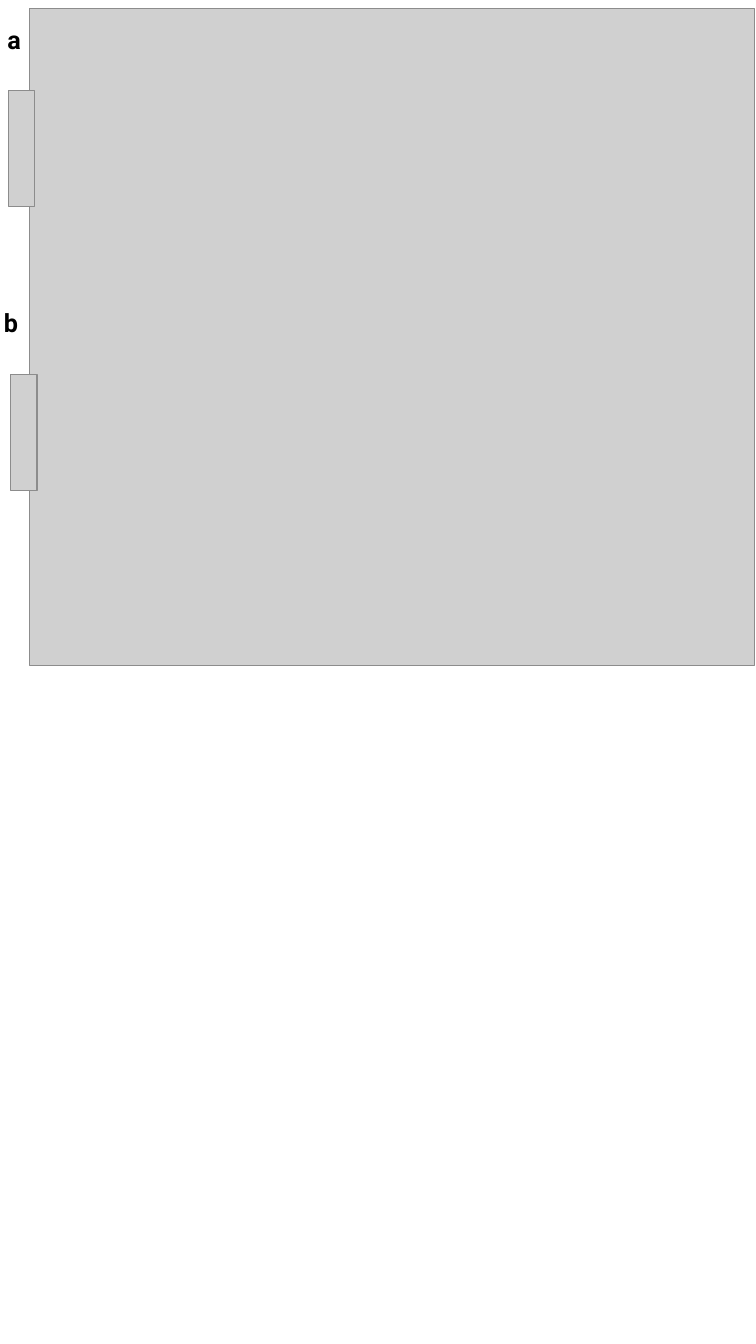
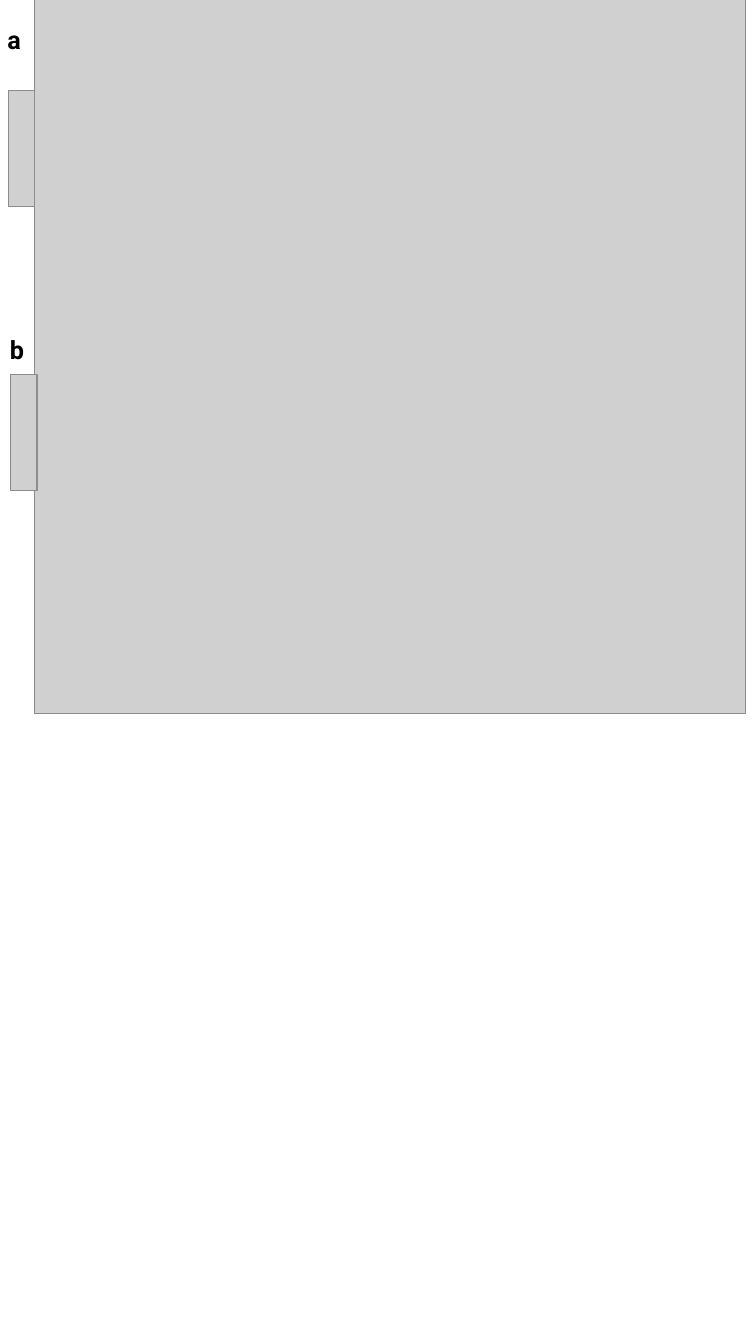
Before and after one commit to meyresearch/amino_acid_distance_distributions, a slide deck: slide 1 of plots/final_plots/Figure_2.pptx. Drawn at 756x1344 pixels with LibreOffice and Linux fonts; fonts in the diff are those of the drawing; grey boxes stand for pictures. Boxes give left, top, right and bottom in pixels: in the first picture for what was removed or moved away, otherwise in the second. Text is boxed around its words. In the diff, an @@ line names an element or a change of style, - is before the commit and + after.

```diff
--- a/plots/final_plots/Figure_2.pptx
+++ b/plots/final_plots/Figure_2.pptx
@@ picture: place and size @@
-picture at box(29, 9, 754, 665)
+picture at box(35, 0, 746, 714)
@@ text "b": place and size @@
-text "b" at box(4, 313, 18, 333)
+text "b" at box(10, 340, 24, 360)
```
Also in this commit, not shown: 3 other files.
